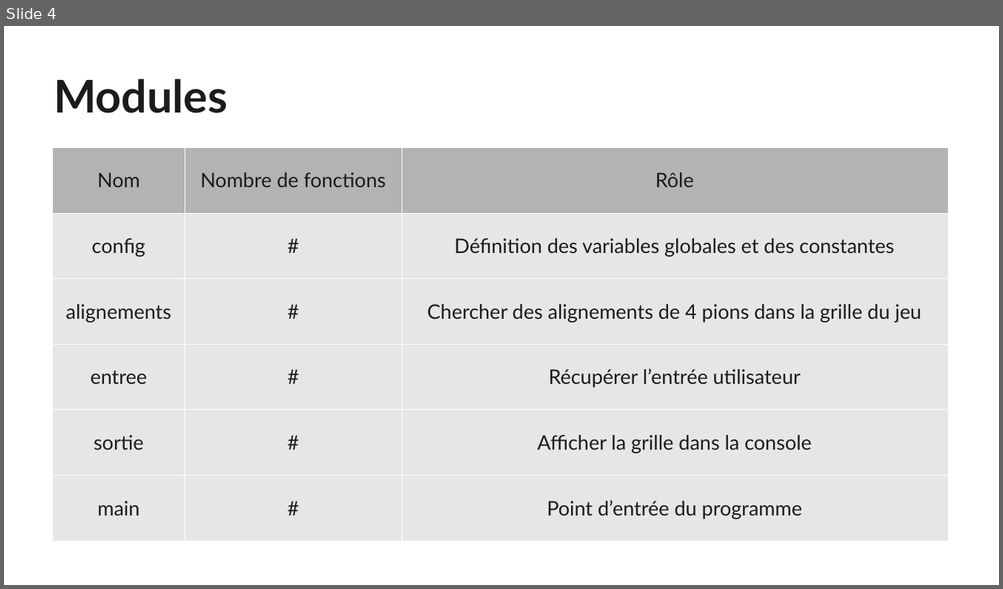
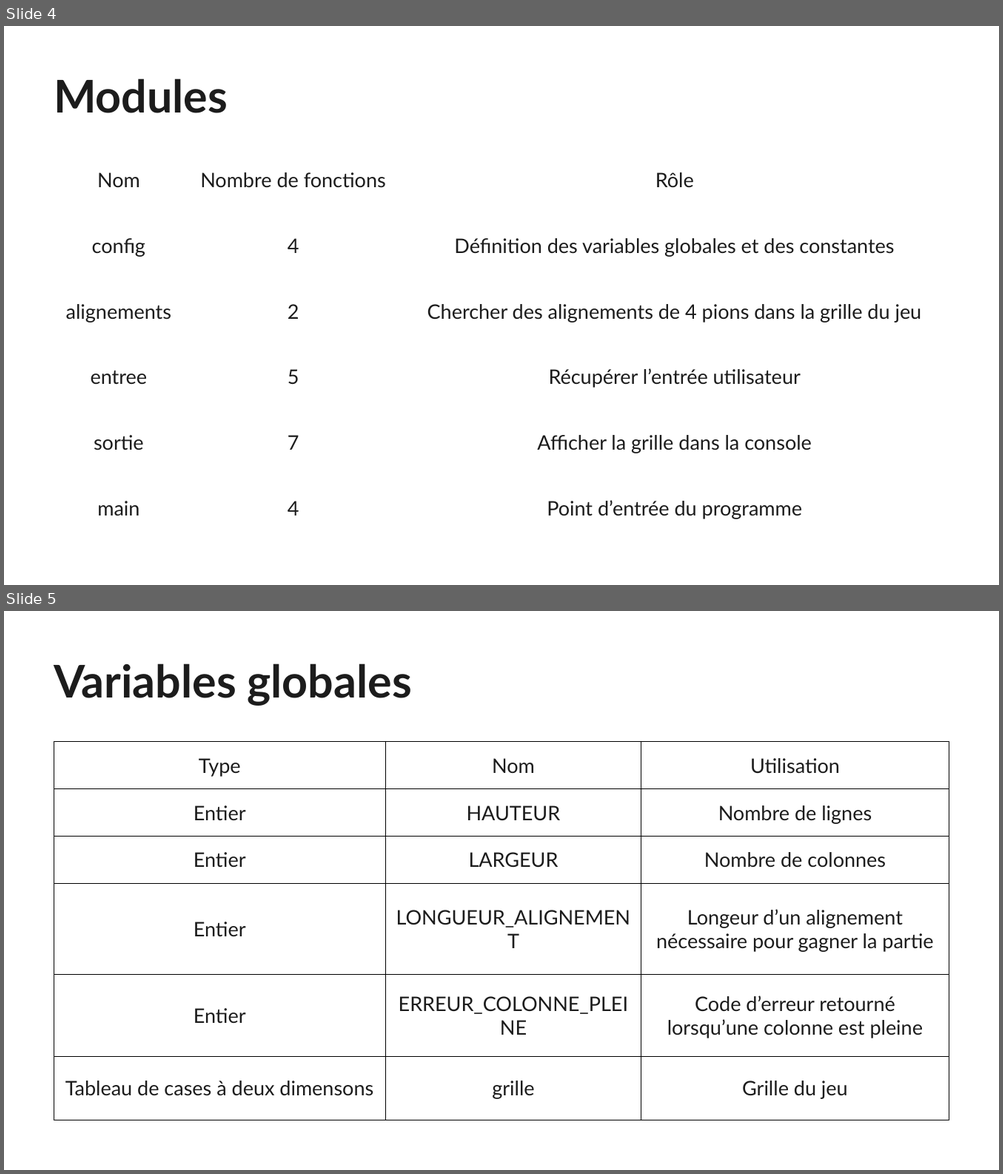
Before and after one commit to 5cover/Puissance-4, a slide deck: diapo.odp. Shown one above the other, each under a label of ours: slide 4 before the commit, slides 4 and 5 after it. The pictures are 1003x589 and 1003x1174 pixels, drawn with LibreOffice and Linux fonts; fonts in the diff are those of the drawing. Boxes give left, top, right and bottom in pixels: in the first picture for what was removed or moved away, otherwise in the second. Text is boxed around its words. In the diff, an @@ line names an element or a change of style, - is before the commit and + after.

```diff
--- a/diapo.odp
+++ b/diapo.odp
@@ slide 5 added at box(4, 611, 999, 1170), background #FFFFFF @@
@@ title added at box(54, 664, 412, 706), 36 pt, text #1C1C1C, bold @@
+Variables globales
@@ table added at box(54, 742, 949, 1121), 6 rows, 3 columns @@
+Type | Nom | Utilisation
+Entier | HAUTEUR | Nombre de lignes
+Entier | LARGEUR | Nombre de colonnes
+Entier | LONGUEUR_ALIGNEMENT | Longeur d’un alignement nécessaire pour gagner la partie
+Entier | ERREUR_COLONNE_PLEINE | Code d’erreur retourné lorsqu’une colonne est pleine
+Tableau de cases à deux dimensons | grille | Grille du jeu
@@ slide 4 changed as well @@
@@ table at box(53, 148, 948, 541) @@
-row 2, column 2: #
+row 2, column 2: 4
-row 3, column 2: #
+row 3, column 2: 2
-row 4, column 2: #
+row 4, column 2: 5
-row 5, column 2: #
+row 5, column 2: 7
-row 6, column 2: #
+row 6, column 2: 4
@@ fill #B3B3B3 to none in row 1 @@
@@ fill #E6E6E6 to none in 15 cells @@
```
Also in this commit, not shown: 10 other slides changed, 3 other slides added, 3 slides removed, 6 other files.
